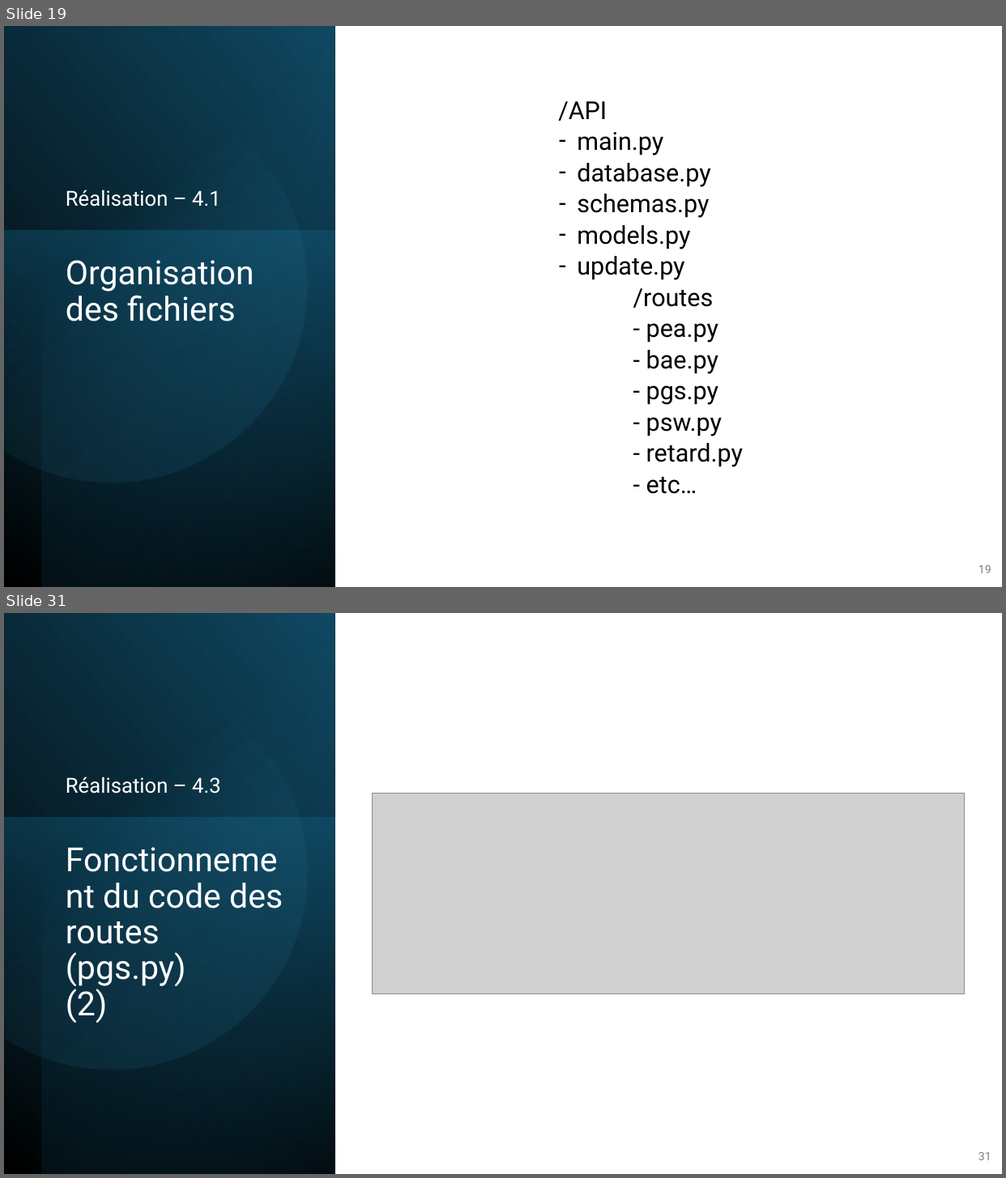
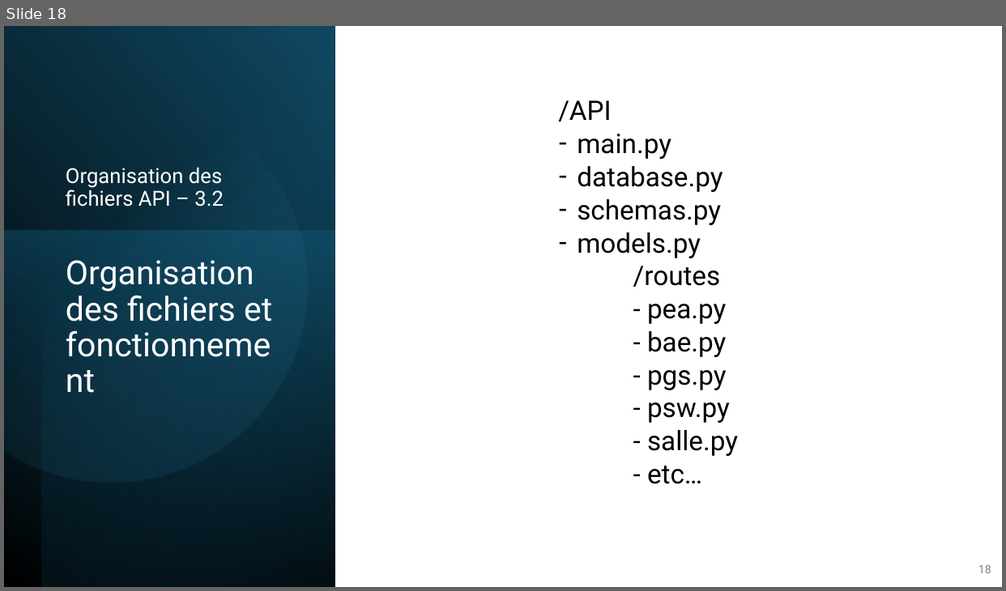
Before and after one commit to RobinMartineau/Acc-s-campus-, a slide deck: BDD/Présentation/BDD.pptx. Shown one above the other, each under a label of ours: slides 19 and 31 before the commit, slide 18 after it; the slides between them are not shown. The pictures are 1006x1178 and 1006x591 pixels, drawn with LibreOffice and Linux fonts; fonts in the diff are those of the drawing; grey boxes stand for pictures. Boxes give left, top, right and bottom in pixels: in the first picture for what was removed or moved away, otherwise in the second. Text is boxed around its words. In the diff, an @@ line names an element or a change of style, - is before the commit and + after.

```diff
--- a/BDD/Présentation/BDD.pptx
+++ b/BDD/Présentation/BDD.pptx
@@ slide 31 removed at box(4, 613, 1002, 1174), background #FFFFFF @@
@@ rectangle removed at box(4, 613, 335, 1174) @@
@@ rectangle removed at box(41, 613, 335, 1174) @@
@@ freeform shape removed at box(4, 652, 343, 1105) @@
@@ text removed at box(66, 777, 221, 794) @@
-Réalisation – 4.3
@@ picture removed at box(373, 794, 964, 995) @@
@@ rectangle removed at box(4, 818, 335, 1174) @@
@@ title removed at box(66, 883, 283, 1023) @@
-Fonctionnement du code des routes
-(pgs.py)
-(2)
@@ page number removed at box(978, 1152, 991, 1161) @@
-31
@@ what was slide 19 is now slide 18 @@
@@ slide 18 changed as well @@
@@ text at box(558, 101, 730, 484): size 23.8 to 25.9 pt @@
@@ text at box(66, 167, 224, 207): text changed @@
-Réalisation – 4.1
+Organisation des fichiers API – 3.2
@@ title at box(66, 260, 272, 322): text changed @@
-Organisation des fichiers
+Organisation des fichiers et fonctionnement
@@ text at box(577, 256, 684, 280): paragraph removed @@
-– update.py
@@ text at box(647, 430, 738, 456): text changed; size 23.8 to 25.9 pt @@
-- retard.py
+- salle.py
```
Also in this commit, not shown: 1 other slide changed, 12 slides added, 22 other slides removed.
